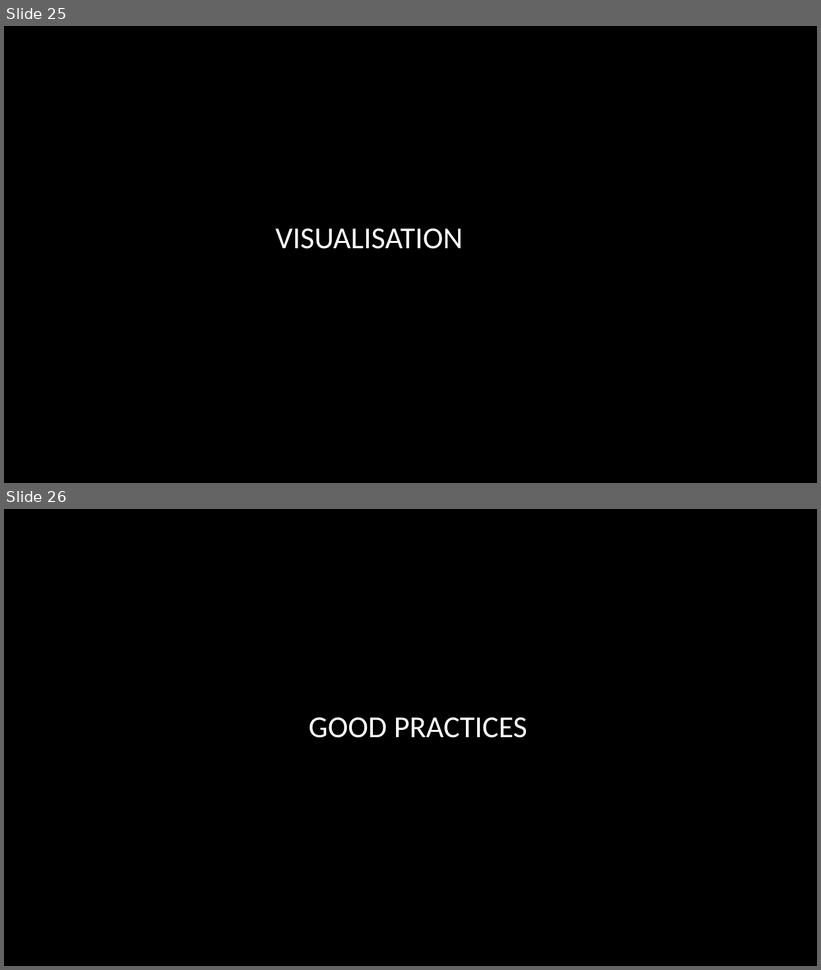
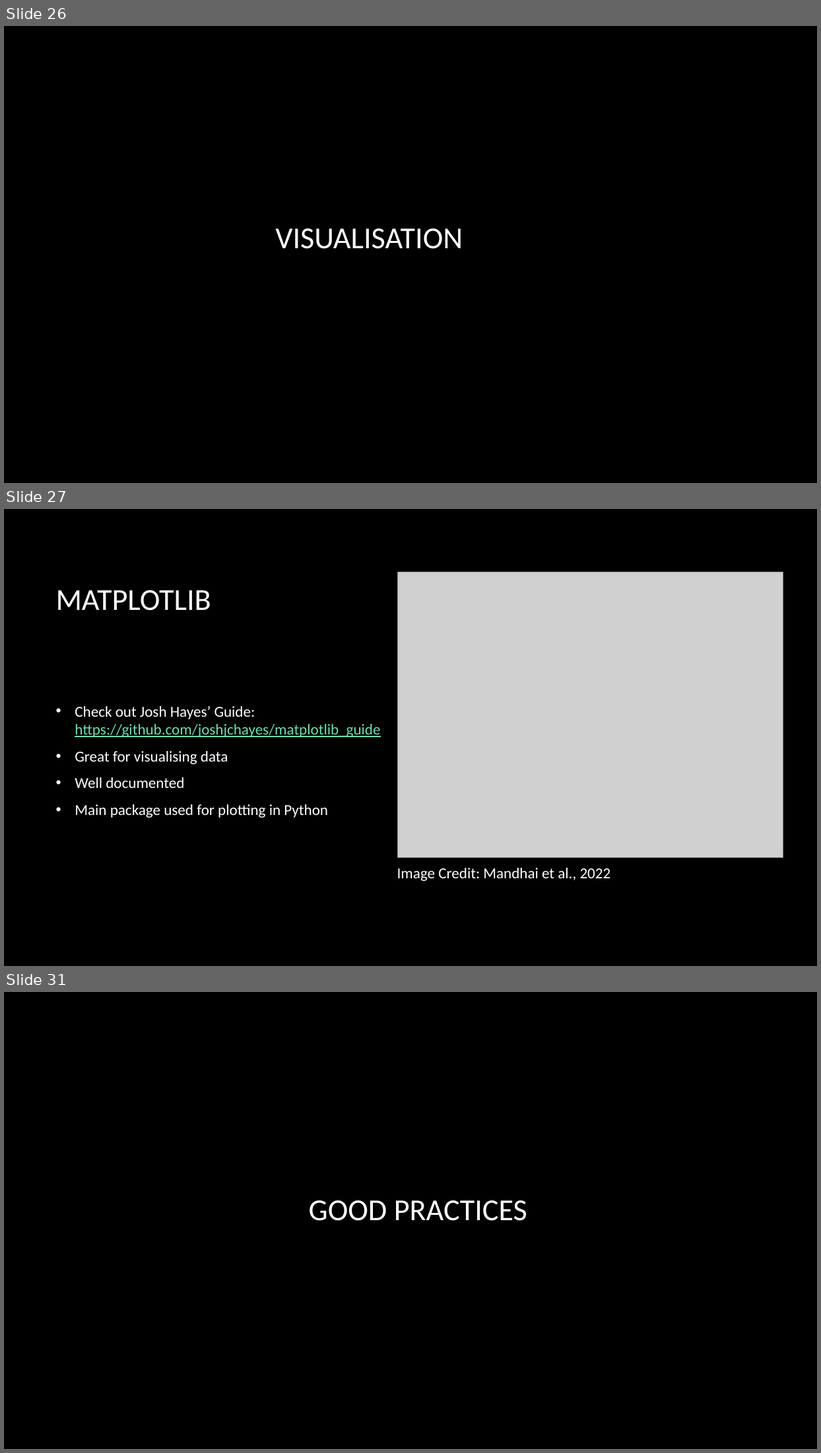
Before and after one commit to smandhai/Astro-Data-Handling-Tutorials, a slide deck: A Primer on Python Survival.pptx. Shown one above the other, each under a label of ours: slides 25 and 26 before the commit, slides 26, 27 and 31 after it; the slides between them are not shown. The pictures are 821x970 and 821x1453 pixels, drawn with LibreOffice and Linux fonts; fonts in the diff are those of the drawing; grey boxes stand for pictures; background and template pictures are left out. Boxes give left, top, right and bottom in pixels: in the first picture for what was removed or moved away, otherwise in the second. Text is boxed around its words. In the diff, an @@ line names an element or a change of style, - is before the commit and + after.

```diff
--- a/A Primer on Python Survival.pptx
+++ b/A Primer on Python Survival.pptx
@@ slide 27 added at [4,509,817,966], background picture (left out) @@
@@ picture added at [397,572,783,858] @@
@@ title added at [56,590,211,611], 36 pt, text #FFFFFF @@
+MATPLOTLIB
@@ text added at [75,706,380,818], 18 pt, text #FFFFFF @@
+• Check out Josh Hayes’ Guide: https://github.com/joshjchayes/matplotlib_guide
+• Great for visualising data
+• Well documented
+• Main package used for plotting in Python
@@ text added at [397,868,611,881], 18 pt, text #FFFFFF @@
+Image Credit: Mandhai et al., 2022
@@ what was slide 25 is now slide 26 @@
@@ what was slide 26 is now slide 31 @@
```
Also in this commit, not shown: 4 other slides added.
